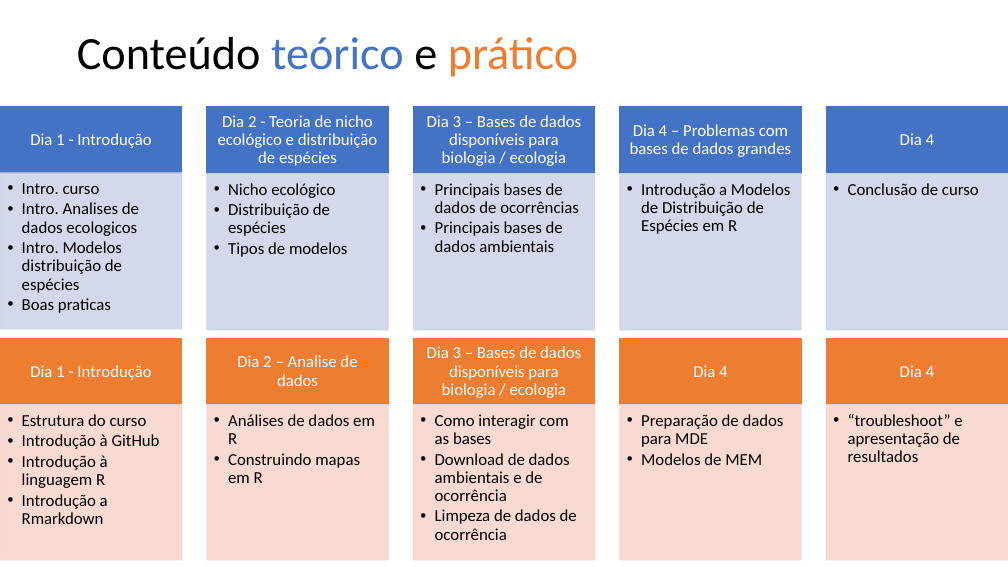
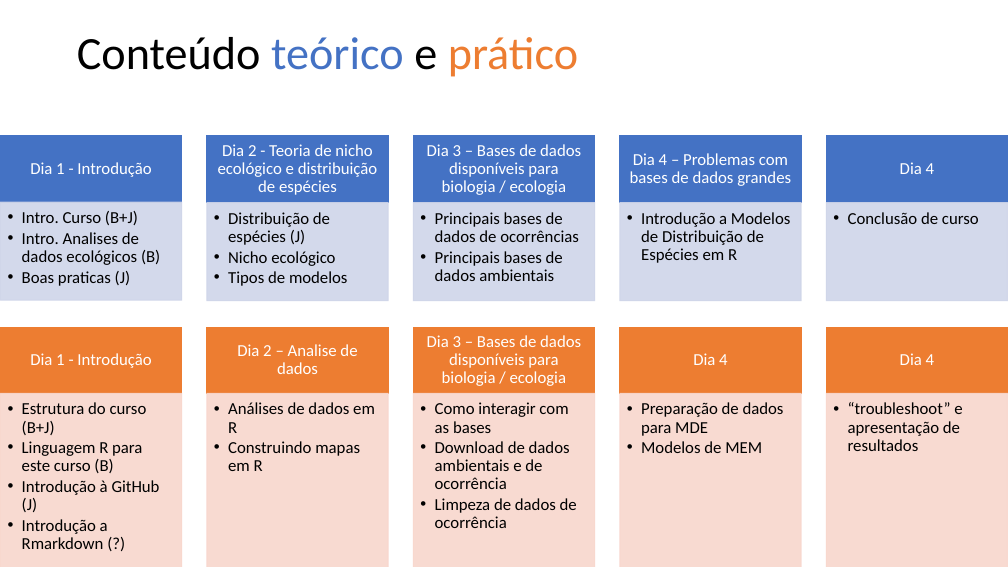
Before and after one commit to liviacnatal/curso_dados_sdms, a slide deck: slide 6 of sessoes/intorucao.pptx. Drawn at 1008x567 pixels with LibreOffice and Linux fonts; fonts in the diff are those of the drawing. Boxes give left, top, right and bottom in pixels: in the first picture for what was removed or moved away, otherwise in the second. Text is boxed around its words. In the diff, an @@ line names an element or a change of style, - is before the commit and + after.

```diff
--- a/sessoes/intorucao.pptx
+++ b/sessoes/intorucao.pptx
@@ 5 texts, 5 rectangles: place and size @@
-5 texts, 5 rectangles at [1, 107, 1008, 174]
+5 texts, 5 rectangles at [1, 135, 1008, 203]
@@ rectangle: place and size @@
-rectangle at [1, 173, 182, 330]
+rectangle at [1, 202, 182, 300]
@@ rectangle: place and size @@
-rectangle at [207, 174, 389, 330]
+rectangle at [207, 203, 389, 301]
@@ text "Distribuição de espécies (J)": place and size @@
-text "Distribuição de espécies (J)" at [228, 183, 348, 257]
+text "Distribuição de espécies (J)" at [228, 212, 348, 286]
@@ text at [228, 203, 330, 236]: paragraph removed @@
-  • Distribuição de espécies
@@ text "Principais bases de dados de ...": place and size @@
-text "Principais bases de dados de ..." at [435, 183, 579, 252]
+text "Principais bases de dados de ..." at [435, 212, 579, 281]
@@ rectangle: place and size @@
-rectangle at [414, 174, 595, 330]
+rectangle at [414, 203, 595, 301]
@@ text "Introdução a Modelos de Distribuição ...": place and size @@
-text "Introdução a Modelos de Distribuição ..." at [641, 183, 790, 234]
+text "Introdução a Modelos de Distribuição ..." at [641, 212, 790, 263]
@@ rectangle: place and size @@
-rectangle at [620, 174, 802, 330]
+rectangle at [620, 203, 802, 301]
@@ text "Conclusão de curso": place and size @@
-text "Conclusão de curso" at [848, 183, 979, 195]
+text "Conclusão de curso" at [848, 212, 979, 224]
@@ rectangle: place and size @@
-rectangle at [827, 174, 1008, 330]
+rectangle at [827, 203, 1008, 301]
@@ text at [22, 211, 160, 286]: text changed @@
-  • Intro. curso
-  • Intro. Analises de dados ecologicos
-  • Intro. Modelos distribuição de espécies
-  • Boas praticas
+  • Intro. Curso (B+J)
+  • Intro. Analises de dados ecológicos (B)
+  • Boas praticas (J)
@@ text at [228, 212, 330, 245]: paragraph added @@
+  • Distribuição de espécies (J)
@@ 5 texts, 5 rectangles: place and size @@
-5 texts, 5 rectangles at [1, 339, 1008, 405]
+5 texts, 5 rectangles at [1, 327, 1008, 394]
@@ rectangle: place and size @@
-rectangle at [1, 405, 182, 560]
+rectangle at [1, 393, 182, 567]
@@ text at [22, 402, 160, 549]: text changed @@
-  • Estrutura do curso
-  • Introdução à GitHub
-  • Introdução à linguagem R
-  • Introdução a Rmarkdown
+  • Estrutura do curso (B+J)
+  • Linguagem R para este curso (B)
+  • Introdução à GitHub (J)
+  • Introdução a Rmarkdown (?)
@@ text "Análises de dados em R": place and size @@
-text "Análises de dados em R" at [228, 414, 375, 483]
+text "Análises de dados em R" at [228, 402, 375, 471]
@@ rectangle: place and size @@
-rectangle at [207, 405, 389, 560]
+rectangle at [207, 393, 389, 567]
@@ text "Como interagir com as bases": place and size @@
-text "Como interagir com as bases" at [435, 414, 577, 540]
+text "Como interagir com as bases" at [435, 402, 577, 528]
@@ rectangle: place and size @@
-rectangle at [414, 405, 595, 560]
+rectangle at [414, 393, 595, 567]
@@ text "Preparação de dados para MDE": place and size @@
-text "Preparação de dados para MDE" at [641, 414, 784, 465]
+text "Preparação de dados para MDE" at [641, 402, 784, 453]
@@ rectangle: place and size @@
-rectangle at [620, 405, 802, 560]
+rectangle at [620, 393, 802, 567]
@@ text "“troubleshoot” e apresentação de resultados": place and size @@
-text "“troubleshoot” e apresentação de resultados" at [848, 414, 962, 462]
+text "“troubleshoot” e apresentação de resultados" at [848, 402, 962, 451]
@@ rectangle: place and size @@
-rectangle at [827, 405, 1008, 560]
+rectangle at [827, 393, 1008, 567]
```
Also in this commit, not shown: 1 other file.
